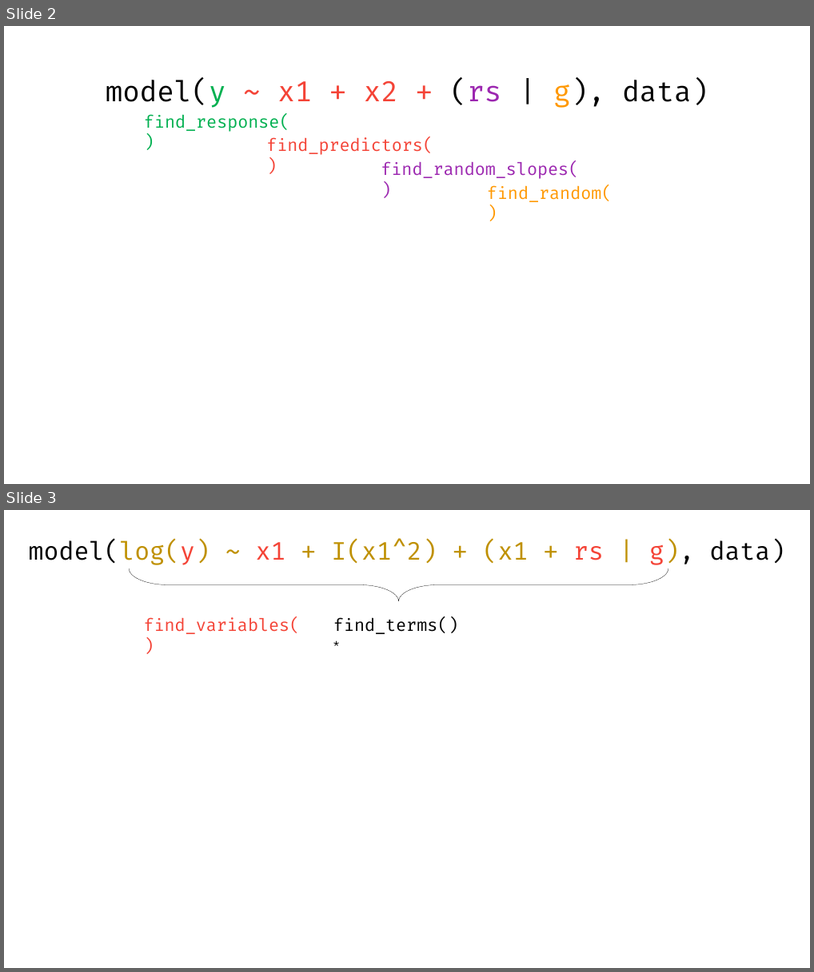
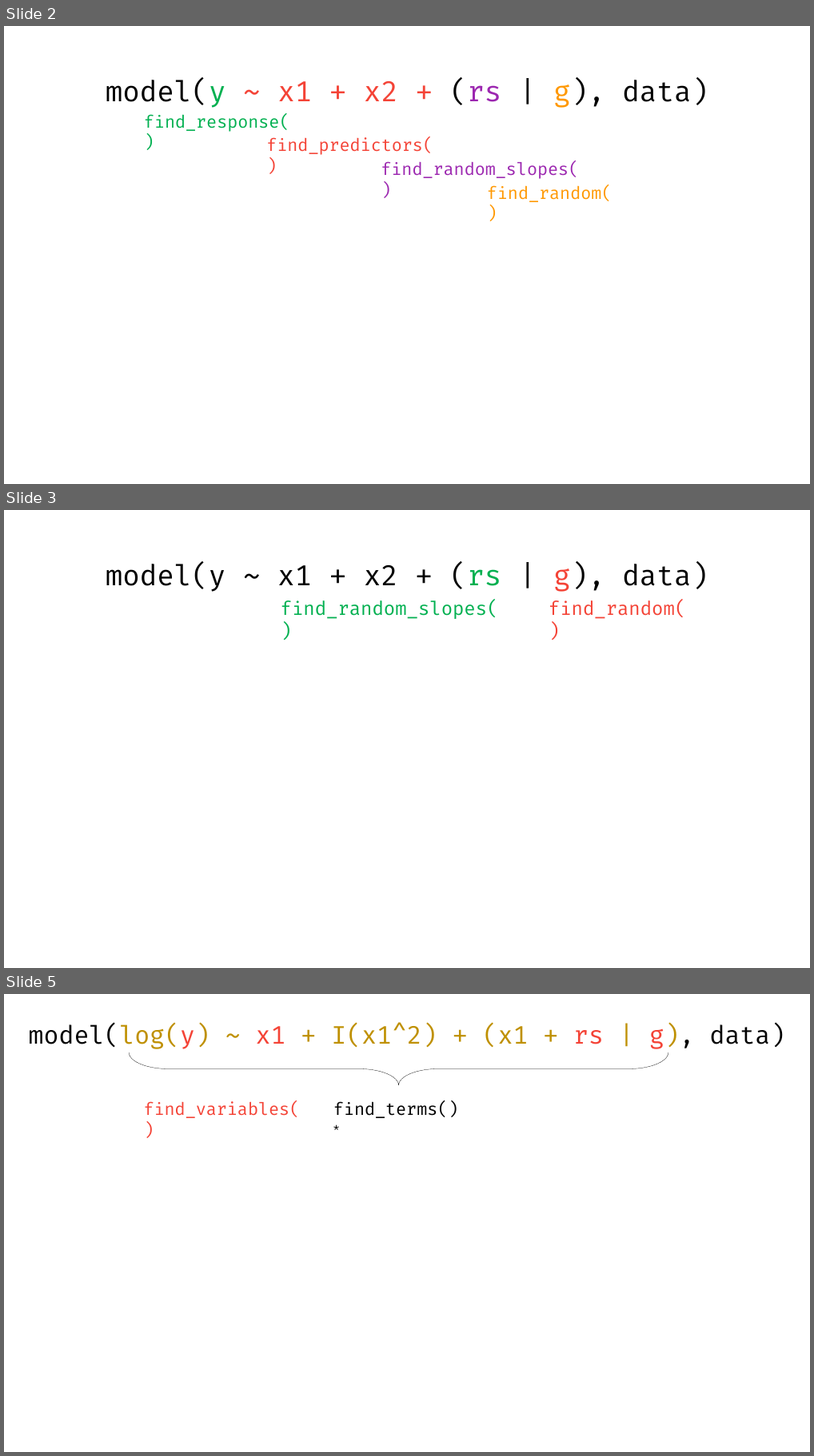
Before and after one commit to easystats/insight, a slide deck: paper/figure2.pptx. Shown one above the other, each under a label of ours: slides 2 and 3 before the commit, slides 2, 3 and 5 after it; the slides between them are not shown. The pictures are 814x972 and 814x1456 pixels, drawn with LibreOffice and Linux fonts; fonts in the diff are those of the drawing. Boxes give left, top, right and bottom in pixels: in the first picture for what was removed or moved away, otherwise in the second. Text is boxed around its words. In the diff, an @@ line names an element or a change of style, - is before the commit and + after.

```diff
--- a/paper/figure2.pptx
+++ b/paper/figure2.pptx
@@ slide 3 added at (4, 510, 810, 968), background #FFFFFF @@
@@ text added at (106, 563, 709, 592), 66 pt, text #000000 @@
+model(y ~ x1 + x2 + (rs | g), data)
@@ text added at (281, 600, 499, 619), 44 pt, text #00B050 @@
+find_random_slopes()
@@ text added at (549, 600, 686, 619), 44 pt, text #F44336 @@
+find_random()
@@ what was slide 3 is now slide 5 @@
```
Also in this commit, not shown: 3 other slides added, 14 other files.
